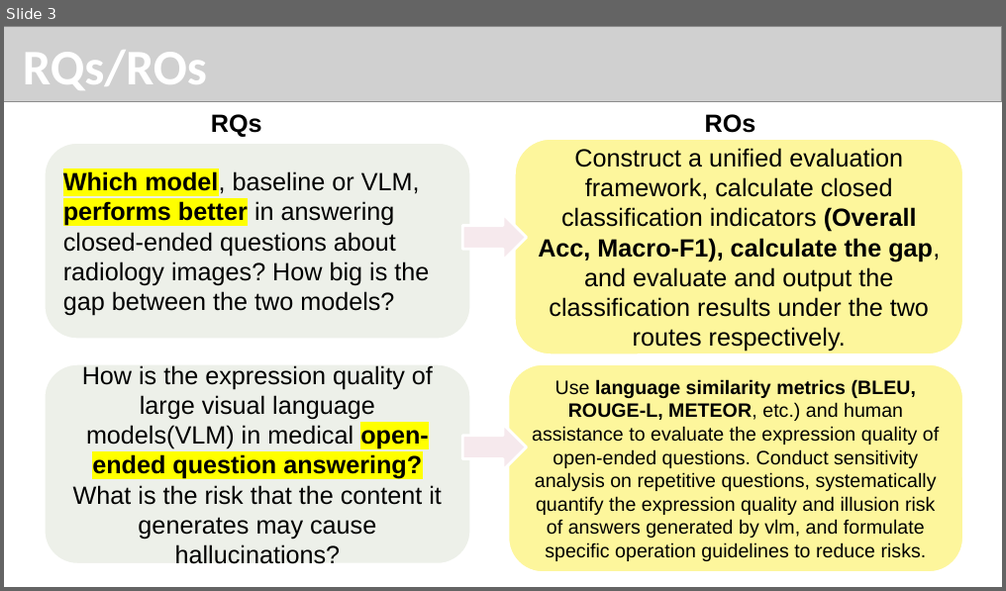
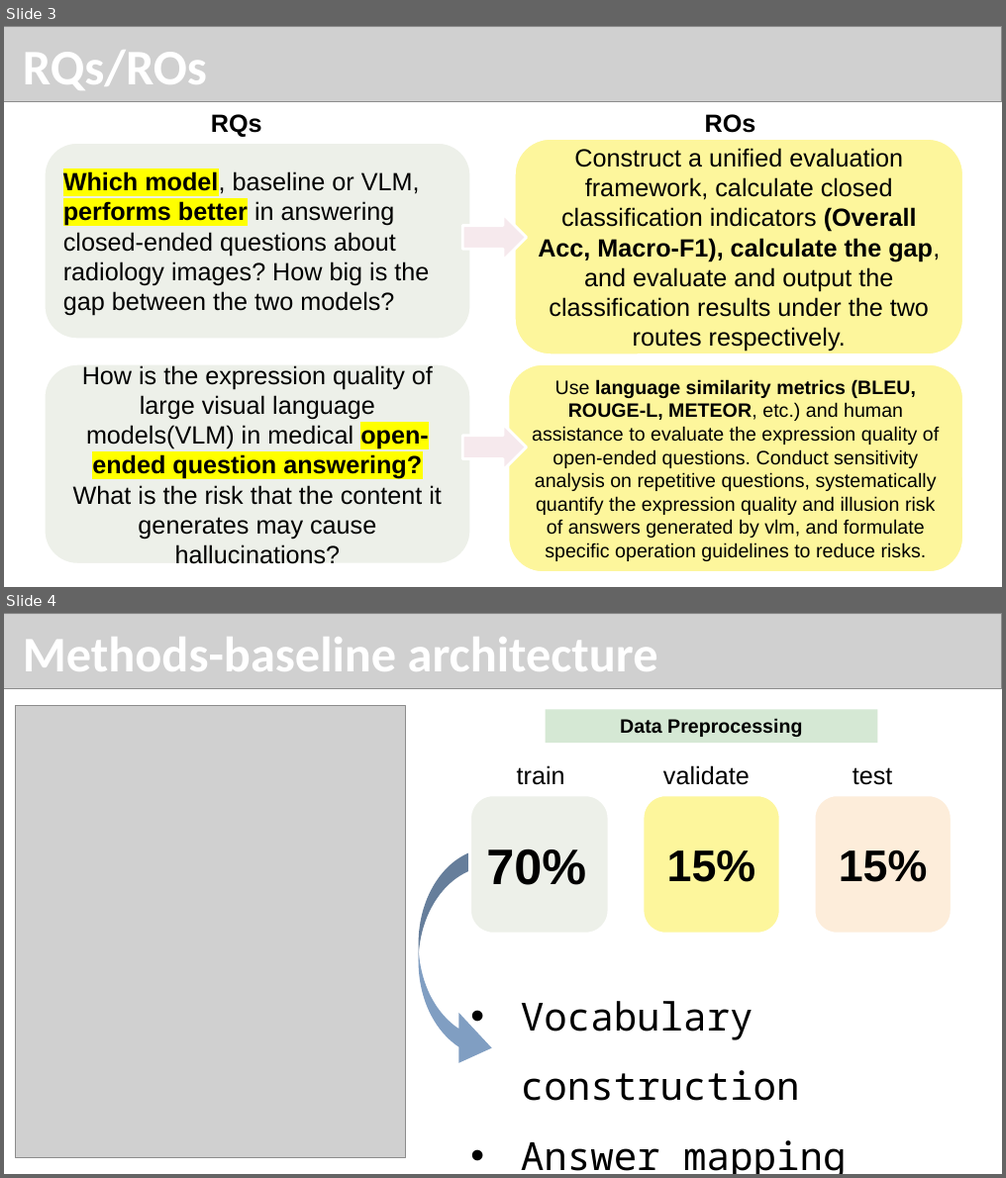
Before and after one commit to zhongjp21-coder/WOA7015_AlternativeAsscement, a slide deck: Report Dir/WOX7001_assignment2_zouting(24201617).pptx. Shown one above the other, each under a label of ours: slide 3 before the commit, slides 3 and 4 after it. The pictures are 1006x591 and 1006x1178 pixels, drawn with LibreOffice and Linux fonts; fonts in the diff are those of the drawing; grey boxes stand for pictures. Boxes give left, top, right and bottom in pixels: in the first picture for what was removed or moved away, otherwise in the second. Text is boxed around its words. In the diff, an @@ line names an element or a change of style, - is before the commit and + after.

```diff
--- a/Report Dir/WOX7001_assignment2_zouting(24201617).pptx
+++ b/Report Dir/WOX7001_assignment2_zouting(24201617).pptx
@@ slide 4 added at <box>4,613,1002,1174</box>, background #FFFFFF @@
@@ picture added at <box>4,613,1002,689</box> @@
@@ title added at <box>23,637,658,671</box>, 36 pt, text #FFFFFF, bold @@
+Methods-baseline architecture
@@ picture added at <box>16,706,405,1158</box> @@
@@ rectangle added at <box>545,710,877,744</box>, fill #D5E8D4, 14 pt, text #000000, bold @@
+Data Preprocessing
@@ text added at <box>517,765,565,785</box>, 18 pt, text #000000 @@
+train
@@ text added at <box>663,765,749,785</box>, 18 pt, text #000000 @@
+validate
@@ text added at <box>852,767,893,785</box>, 18 pt, text #000000 @@
+test
@@ rounded rectangle added at <box>470,794,609,934</box>, fill #EDF0E9, outline #FFFFFF 2 pt, 36 pt, text #000000, bold @@
+70%
@@ rounded rectangle added at <box>643,794,780,934</box>, fill #FDF69C, outline #FFFFFF 2 pt, 32 pt, text #000000, bold @@
+15%
@@ rounded rectangle added at <box>814,794,952,934</box>, fill #FDEDDA, outline #FFFFFF 2 pt, 32 pt, text #000000, bold @@
+15%
@@ curved up arrow added at <box>419,848,491,1073</box>, fill #809EC2 @@
@@ text added at <box>521,1001,846,1174</box>, 28 pt, text #000000 @@
+• Vocabulary construction
+• Answer mapping
```
Also in this commit, not shown: 4 other slides added, 1 slide removed, 2 other files.
